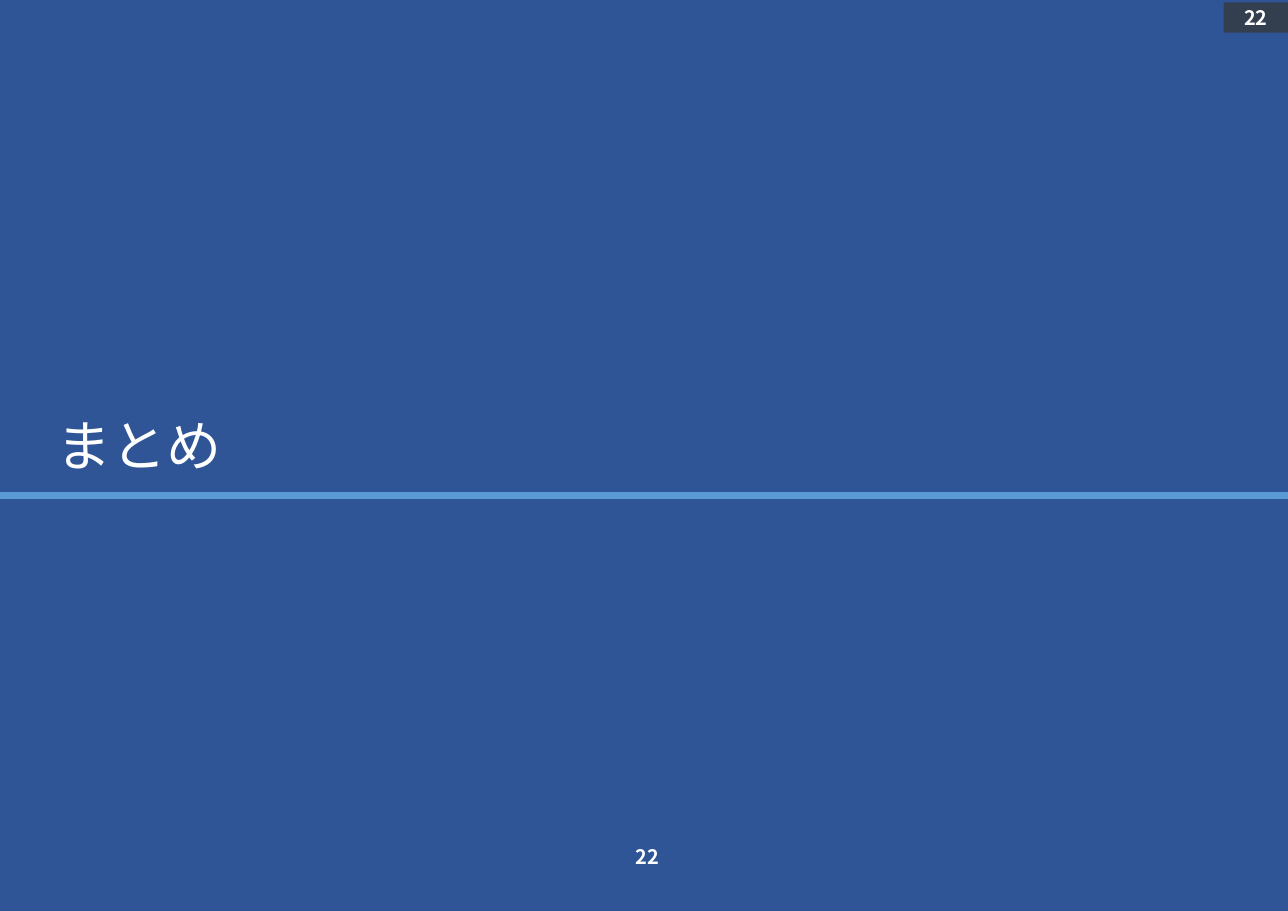
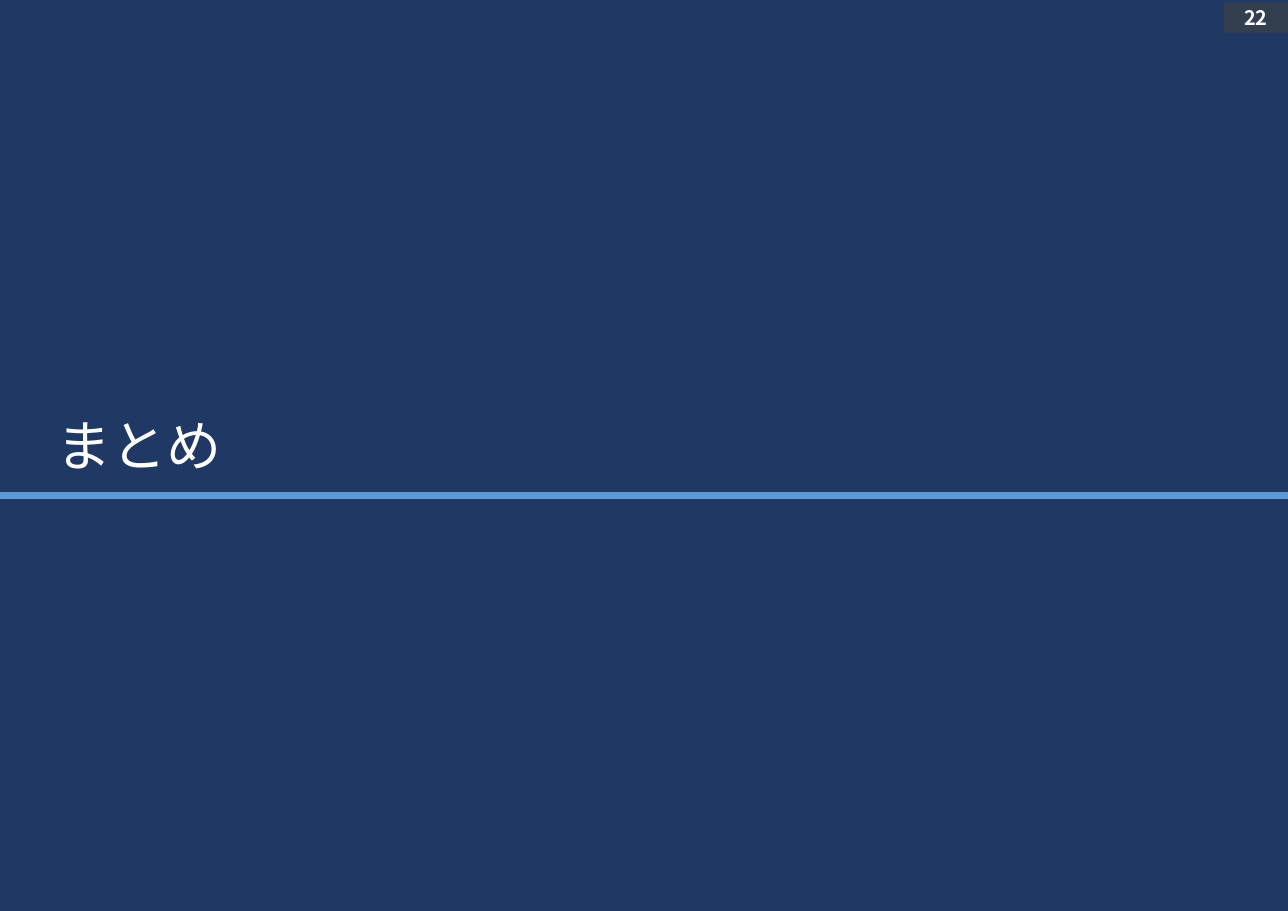
Before and after one commit to yanase1147/GSA-02, a slide deck: slide 22 of Study Outline.pptx. Drawn at 1288x911 pixels with LibreOffice and Linux fonts; fonts in the diff are those of the drawing. Boxes give left, top, right and bottom in pixels: in the first picture for what was removed or moved away, otherwise in the second. Text is boxed around its words. In the diff, an @@ line names an element or a change of style, - is before the commit and + after.

```diff
--- a/Study Outline.pptx
+++ b/Study Outline.pptx
@@ background #2F5597 to #203864 @@
@@ page number removed at box(635, 849, 658, 864) @@
-22
```
Also in this commit, not shown: 15 other slides changed.
